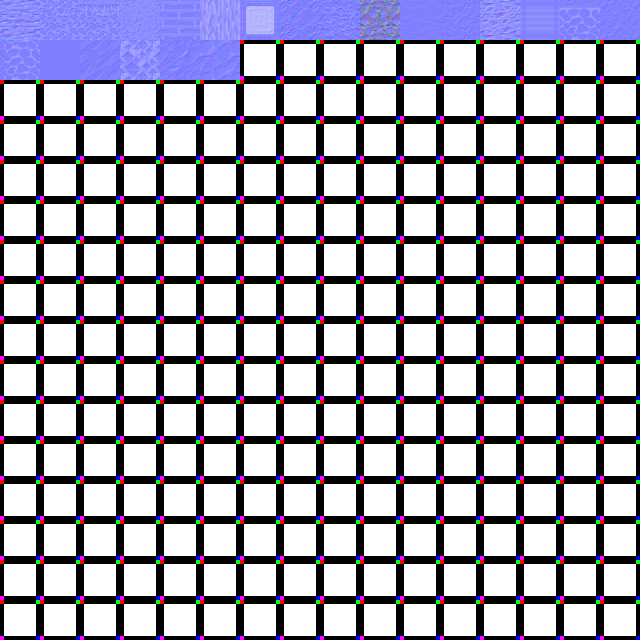
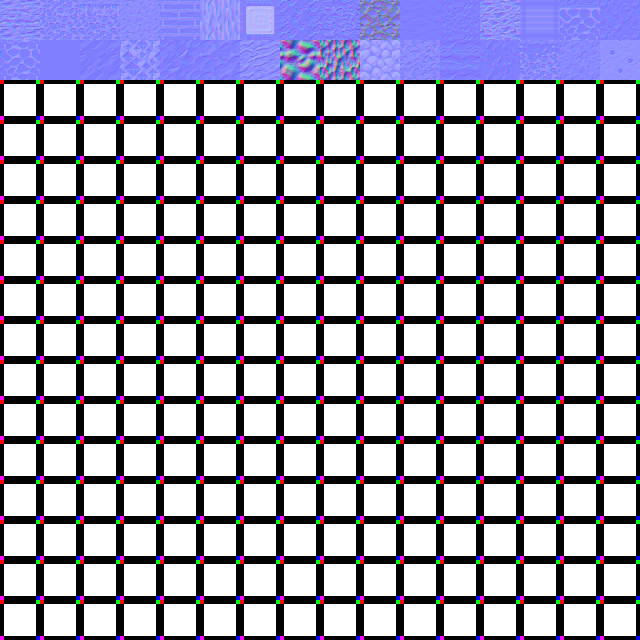
Layered file, before and after one edit (640 × 640). Changes by layer:
painted on "Arrière-plan" over (x1=240, y1=40, x2=640, y2=80)
